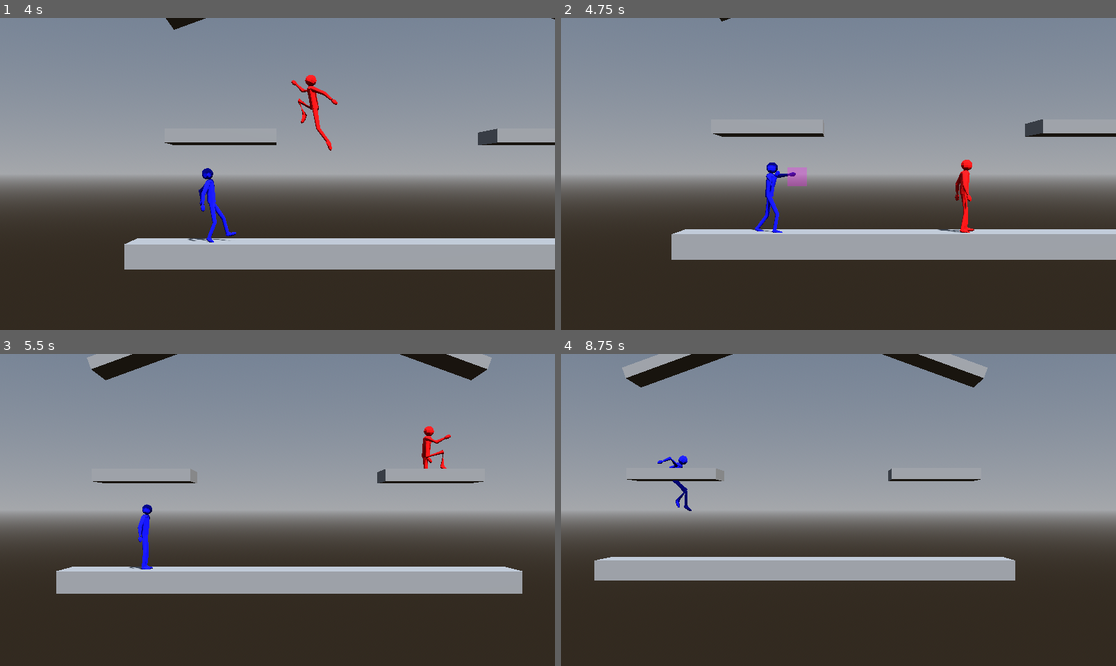
Above: before the commit, frames 1-4 (two rows, left to right).
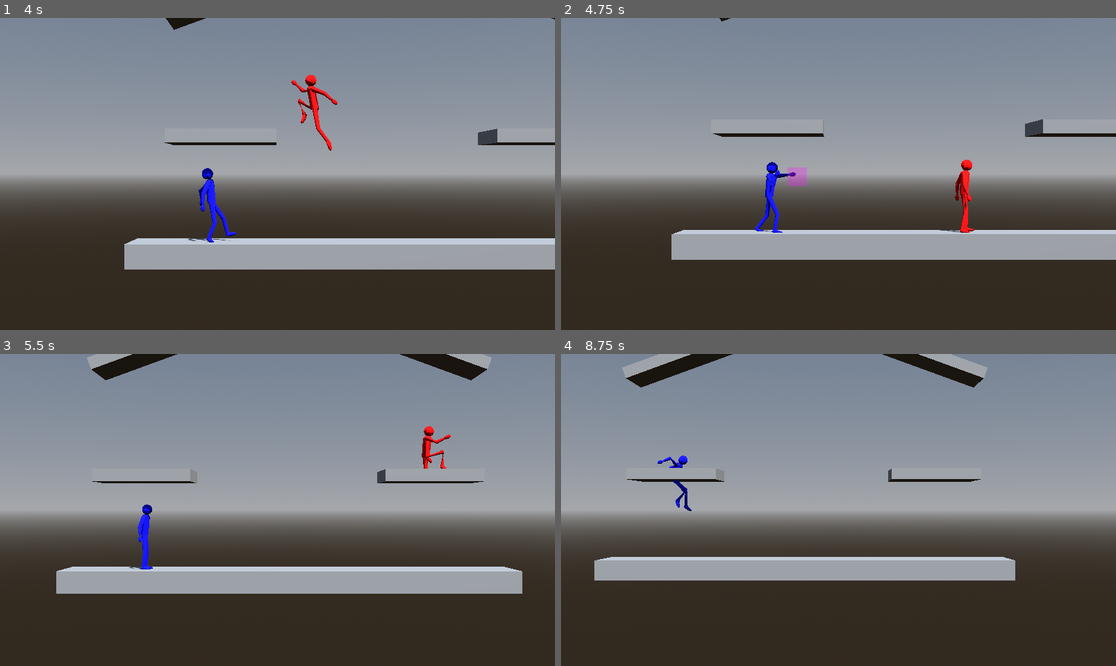
Above: after the commit, the same moments.

Repository: CocoMarck/SuperSmashTux
Game: Godot game, scene res://scenes/main.tscn
Two runs of this game, one before a commit and one after it. Both use one fixed random seed, a clock stepped at 60 frames per second and the inputs below.
Inputs:
- Up to frame 1 (4 s): hold Up (player1_move_up) 0.53-2.03 s; tap K (player1_attack) at 0.6 s; tap / (player1_jump) at 0.77, 1.52, 3.02, 3.77 s; tap O (player1_grab) at 1.35 s; hold Left (player1_move_left) 2.03-3.53 s; tap L (player1_power_attack) at 2.1 s; tap P (player1_shield) at 2.85 s; hold Down (player1_move_down) from 3.53 s (still down); hold . (player1_walk) from 3.53 s (still down)
- Up to frame 2 (4.75 s): release Down (player1_move_down) at 4.28 s; release . (player1_walk) at 4.28 s; hold Right (player1_move_right) from 4.28 s (still down); tap G (player2_attack) at 4.35 s; tap / (player1_jump) at 4.52 s
- Up to frame 3 (5.5 s): release Right (player1_move_right) at 5.03 s; hold Up (player1_move_up) from 5.03 s (still down); tap H (player2_grab) at 5.1 s
- Up to frame 4 (8.75 s): release Up (player1_move_up) at 5.78 s; hold Right (player1_move_right) 5.78-8.03 s; tap S (player2_move_down) at 5.85 s; tap / (player1_jump) at 6.02, 6.77, 7.52 s; tap A (player2_move_left) at 6.6 s; tap D (player2_move_right) at 7.35 s; hold Down (player1_move_down) from 8.03 s (still down); tap W (player2_move_up) at 8.1 s

Frame 1 is identical in both runs. In frame 2, 0.2% of the frame differs, in the area x 20-100%, y 32-70%; in frame 3, less than 0.1%; in frame 4, less than 0.1%.

Commit message:
Person: Better hitstun and knockback.

Diff:
--- a/scripts/fighter.gd
+++ b/scripts/fighter.gd
@@ -157,7 +157,7 @@
 			"hitboxes_moves": [
 				HitboxMove.new({
 					"id": 6, "damage": 20, "size": Vector3(0.5,0.5,0.5),
-					"position": Vector3(0.8,0.1,0), "direction": Vector3(1,1,0),
+					"position": Vector3(0.8,0.1,0), "direction": Vector3(1,0.75,0),
 					"init_time_ratio": 0.5, "duration": 0.2
 				})
 			]
@@ -670,7 +670,7 @@
 	Defensa de ataques locos. Anular daño.
 	'''
 	if taking_damage():
-		_knockback_time = 0.0
+		_hitstun_time = 0.0
 		_clean_heavy_hitstun_state()
 		_ignore_last_damage()
 		_shield_time -= (GameBalance.SHIELD_DURATION*_last_damage_percentage)
--- a/scripts/helpers/game_balance.gd
+++ b/scripts/helpers/game_balance.gd
@@ -21,7 +21,10 @@
 const LEDGE_RELEASE_TIME := 0.3    # cooldown tras soltarse, pa no re-agarrarse solo
 
 # Person | Damage move
-const KNOCKBACK_DURATION :float = 0.3 # 0.3 (Aceptable) 0.5 (Largo).
+# Duración de base y máxima knockback, del no poder hacer nada, y del movimiento por el knockback.
+const BASE_HITSTUN_DURATION :float = 0.3 # 0.3 (aceptable).
+const MAX_HITSTUN_DURATION :float = 0.7 # 0.5 (aceptable) 1.0 (largo).
+const KNOCKBACK_DECAY_TIME :float = 0.3 # 0.3 (aceptable) 0.5 (largo)
 
 # Person | Stun move
 const STUN_DURATION_ON_FLOOR: float = 1.0
--- a/scripts/person.gd
+++ b/scripts/person.gd
@@ -76,7 +76,8 @@
 # Propiedades privadas | Daño
 var _normal_damage_power :float = 35 # Este valor se cambiara segun el personaje. 50 Para 0.35 seconds de knockback, 35 para 0.5 seconds de knockback
 var _knockback_direction :Vector3 = Vector3.ZERO
-var _knockback_time :float = 0.0
+var _hitstun_time :float = 0.0
+var _knockback_decay_time :float = 0.0
 var _damage_degrees :float = 0.0
 var _last_damage :float = 0.0
 var _last_damage_percentage :float = 0.0
@@ -209,7 +210,7 @@
 	_clean_heavy_hitstun_state()
 	grabbed = false
 	_knockout_time = 0
-	_knockback_time = 0
+	_hitstun_time = 0
 	_set_x_not_zero_value( _get_initial_facing() )
 
 # Funciones | Agarre de orillas
@@ -607,7 +608,6 @@
 		hp -= damage
 		_last_damage = damage
 
-
 func set_damage_percentage(damage:int) -> void:
 	if not _immunity_to_damage:
 		_last_damage_percentage = damage*0.01
@@ -626,9 +626,15 @@
 	_heavy_hitstun_get_up_time = 0
 	_heavy_hitstun_wait_to_get_up = false
 
-func _get_knockback_time_by_damage_porcentage(damage: float) -> float:
+func _get_hitstun_time_by_damage_porcentage(damage: int) -> float:
 	# Tiempo adicional basado en porcentaje de daño.
-	return (damage * damage_percentage)*0.01
+	return (damage * damage_percentage)*0.02
+
+func _get_hitstun_time(damage:int) ->float:
+	var time :float = GameBalance.BASE_HITSTUN_DURATION + _get_hitstun_time_by_damage_porcentage(damage)
+	if time >= GameBalance.MAX_HITSTUN_DURATION:
+		time = GameBalance.MAX_HITSTUN_DURATION
+	return time
 
 func set_damage_move(damage:int, direction:Vector3) -> void:
 	'''
@@ -639,7 +645,9 @@
 	'''
 	if not _immunity_to_damage:
 		_knockback_direction = direction
-		_knockback_time = GameBalance.KNOCKBACK_DURATION + _get_knockback_time_by_damage_porcentage(damage)
+		_hitstun_time = _get_hitstun_time(damage)
+		_knockback_decay_time = 0.0
+		print(_hitstun_time)
 
 		# Heavy hitstun. Cuando entra.
 		_clean_heavy_hitstun_state()
@@ -666,7 +674,7 @@
 		set_damage(damage)
 		set_damage_percentage(damage)
 		_knockback_direction = direction
-		_knockback_time = GameBalance.KNOCKBACK_DURATION
+		_hitstun_time = GameBalance.BASE_HITSTUN_DURATION
 		_heavy_hitstun_time = GameBalance.STUN_DURATION_ON_FLOOR
 
 func is_immune_to_damage() -> bool:
@@ -677,20 +685,25 @@
 
 # Funciones | Hitstun
 func _knockback_active() -> bool:
-	return _knockback_time > 0
+	return _hitstun_time > 0
 
 func _apply_hitstun(delta: float) -> void:
-	_knockback_time -= delta
-	var accel := _normal_damage_power * damage_percentage
-	_target_velocity.x += (
-		_knockback_direction.x * accel * delta
-	)
-	_target_velocity.y += (
-		_knockback_direction.y * (accel*10) * delta
-	)
-	if _knockback_time <= 0.0:
+	_hitstun_time -= delta
+	# Tiempo de movimiento de knockback
+	if _knockback_decay_time < GameBalance.KNOCKBACK_DECAY_TIME:
+		var accel := _normal_damage_power * damage_percentage
+		_target_velocity.x += (
+			_knockback_direction.x * accel * delta
+		)
+		_target_velocity.y += (
+			_knockback_direction.y * (accel*10) * delta
+		)
+	_knockback_decay_time += delta
+	# Restablecer
+	if _hitstun_time <= 0.0:
 		_ledge_release_count = 0.0 # Para poder agarrarse
 		_pivot.rotation_degrees.x = 0
+		_knockback_decay_time = 0.0 # Para reiniciar tiempo de movimiento de knockback
 
 func _hitstun_anim(delta: float, signals: VerticalForceSignals) -> void:
 	if signals.air_count < 0.2:
Not shown, changed: docs/changelog.md
